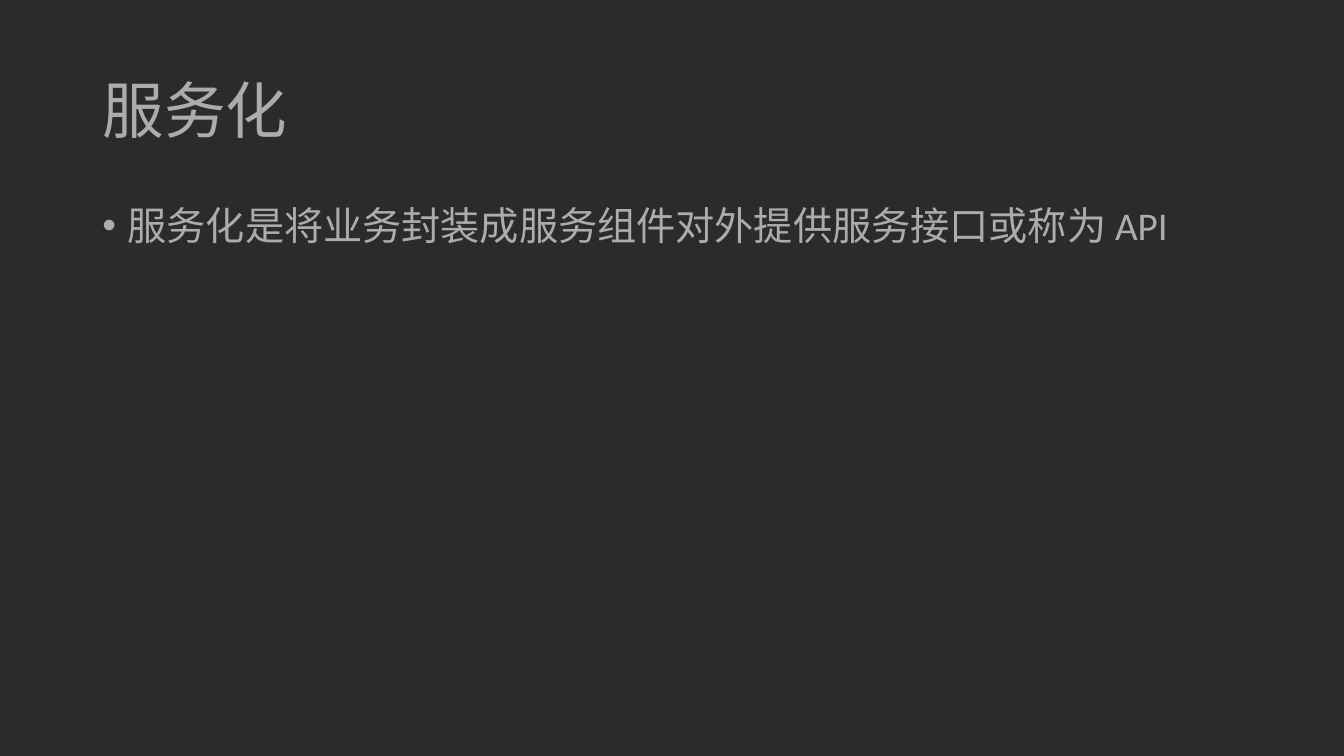
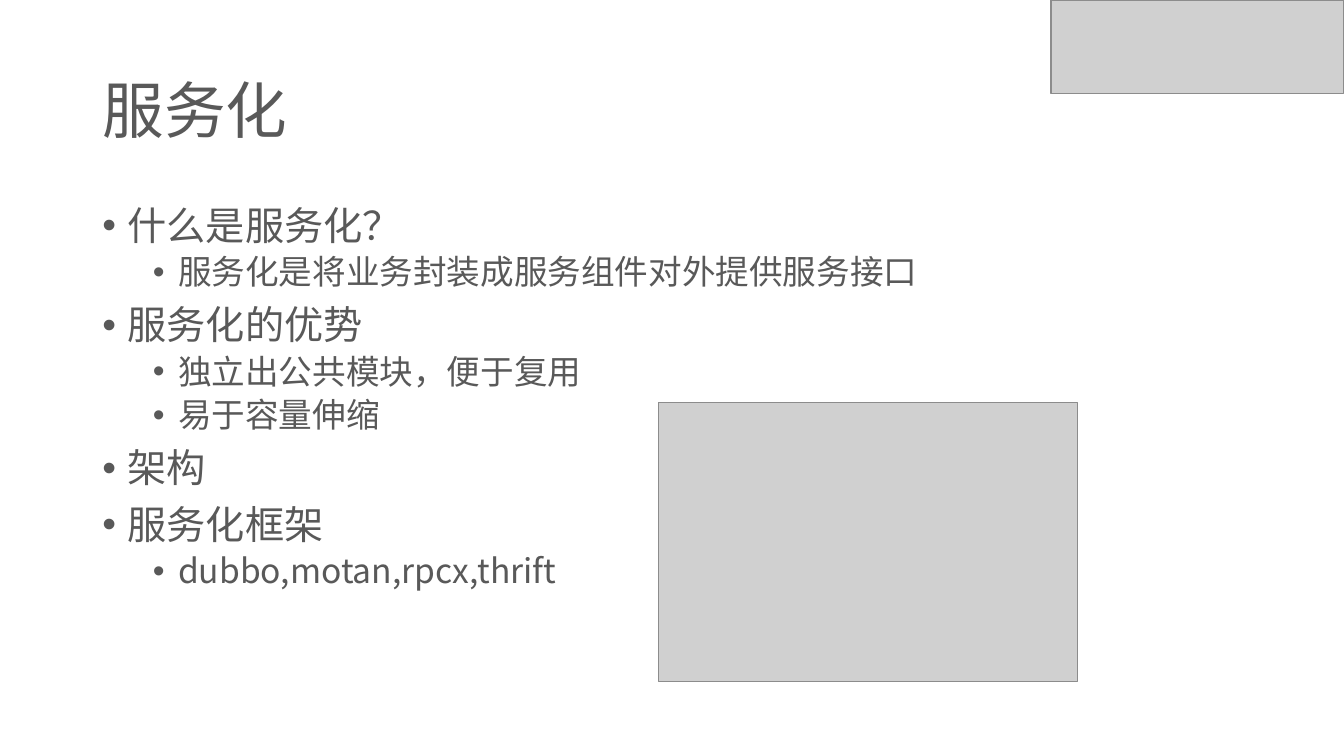
Before and after one commit to ivaneye/ivaneye.github.com, a slide deck: slide 2 of source/ppt/work/焦点服务化框架Hydra的演变-王一帆.pptx. Drawn at 1344x756 pixels with LibreOffice and Linux fonts; fonts in the diff are those of the drawing; grey boxes stand for pictures; background and template pictures are left out; a plain dark background stands for a picture behind light text. Boxes give left, top, right and bottom in pixels: in the first picture for what was removed or moved away, otherwise in the second. Text is boxed around its words. In the diff, an @@ line names an element or a change of style, - is before the commit and + after.

Commit message:
ppt

```diff
--- a/source/ppt/work/焦点服务化框架Hydra的演变-王一帆.pptx
+++ b/source/ppt/work/焦点服务化框架Hydra的演变-王一帆.pptx
@@ background picture (left out) to #FFFFFF @@
@@ picture added at [1052, 0, 1344, 94] @@
@@ title "服务化" at [102, 81, 287, 138]: font Calibri to Noto Sans CJK SC, text colour #AFABAB to #595959 @@
@@ text at [128, 207, 917, 591]: text changed; size 28 to 24 pt; font Calibri to Noto Sans CJK SC; text colour #AFABAB to #595959 @@
-• 服务化是将业务封装成服务组件对外提供服务接口或称为 API
+• 什么是服务化？
+  • 服务化是将业务封装成服务组件对外提供服务接口
+• 服务化的优势
+  • 独立出公共模块，便于复用
+  • 易于容量伸缩
+• 架构
+• 服务化框架
+  • dubbo,motan,rpcx,thrift
@@ picture added at [659, 402, 1078, 682] @@
```
Also in this commit, not shown: 10 other slides changed, 3 slides added, 5 slides removed, 2 other files.
